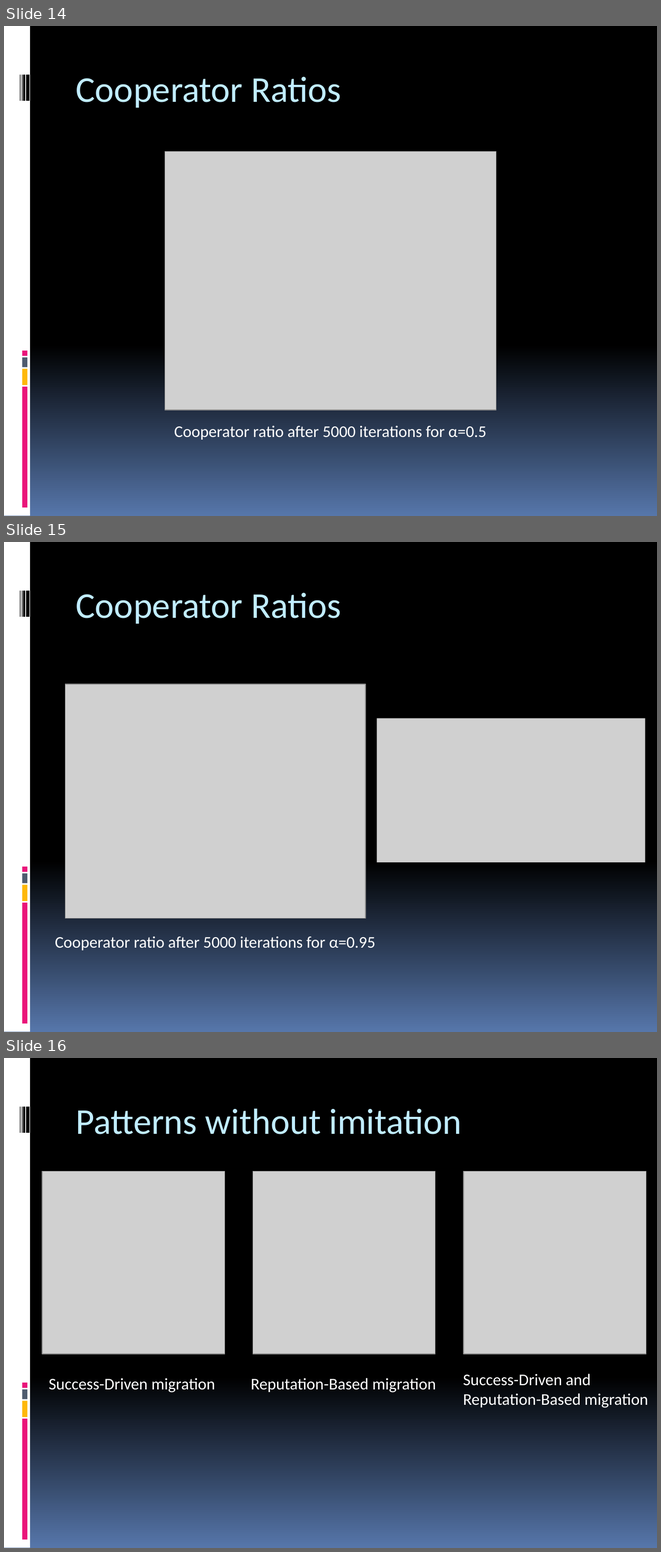
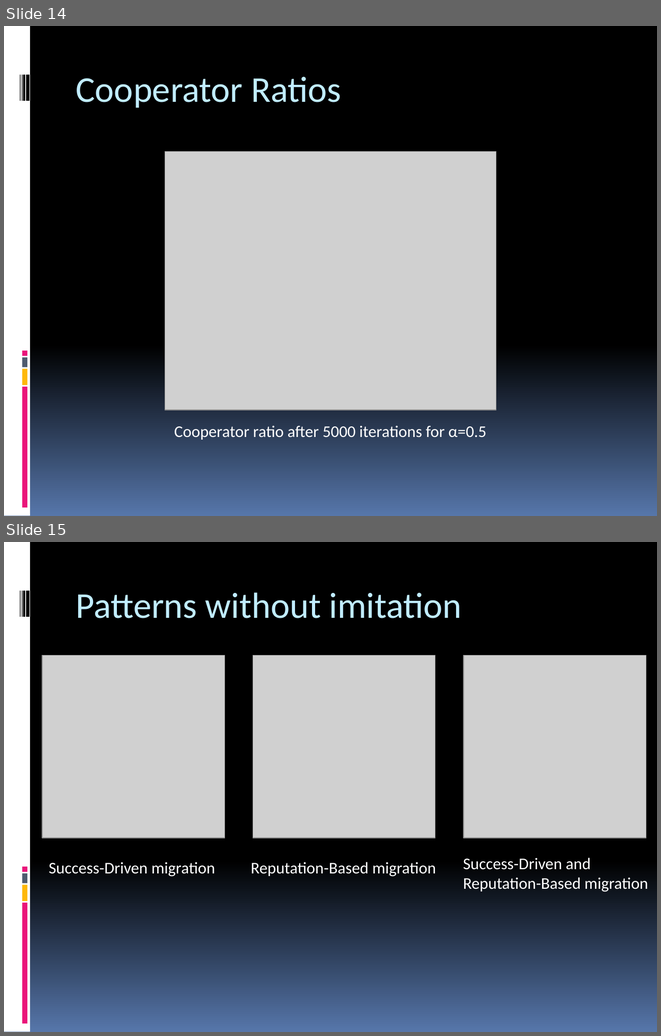
Before and after one commit to pec0ra/cooperation, a slide deck: presentation/presentation.pptx. Shown one above the other, each under a label of ours: slides 14, 15 and 16 before the commit, slides 14 and 15 after it. The pictures are 661x1552 and 661x1036 pixels, drawn with LibreOffice and Linux fonts; fonts in the diff are those of the drawing; grey boxes stand for pictures. Boxes give left, top, right and bottom in pixels: in the first picture for what was removed or moved away, otherwise in the second. Text is boxed around its words. In the diff, an @@ line names an element or a change of style, - is before the commit and + after.

Commit message:
final presentation

```diff
--- a/presentation/presentation.pptx
+++ b/presentation/presentation.pptx
@@ slide 15 removed at box(4, 542, 657, 1032), background gradient #000000 to #5676AA; not listed: 9 template elements that a slide beside it also shows @@
@@ title removed at box(76, 592, 341, 624) @@
-Cooperator Ratios
@@ picture removed at box(65, 685, 366, 919) @@
@@ picture removed at box(377, 718, 645, 863) @@
@@ text removed at box(55, 936, 375, 950) @@
-Cooperator ratio after 5000 iterations for α=0.95
@@ what was slide 16 is now slide 15 @@
```
